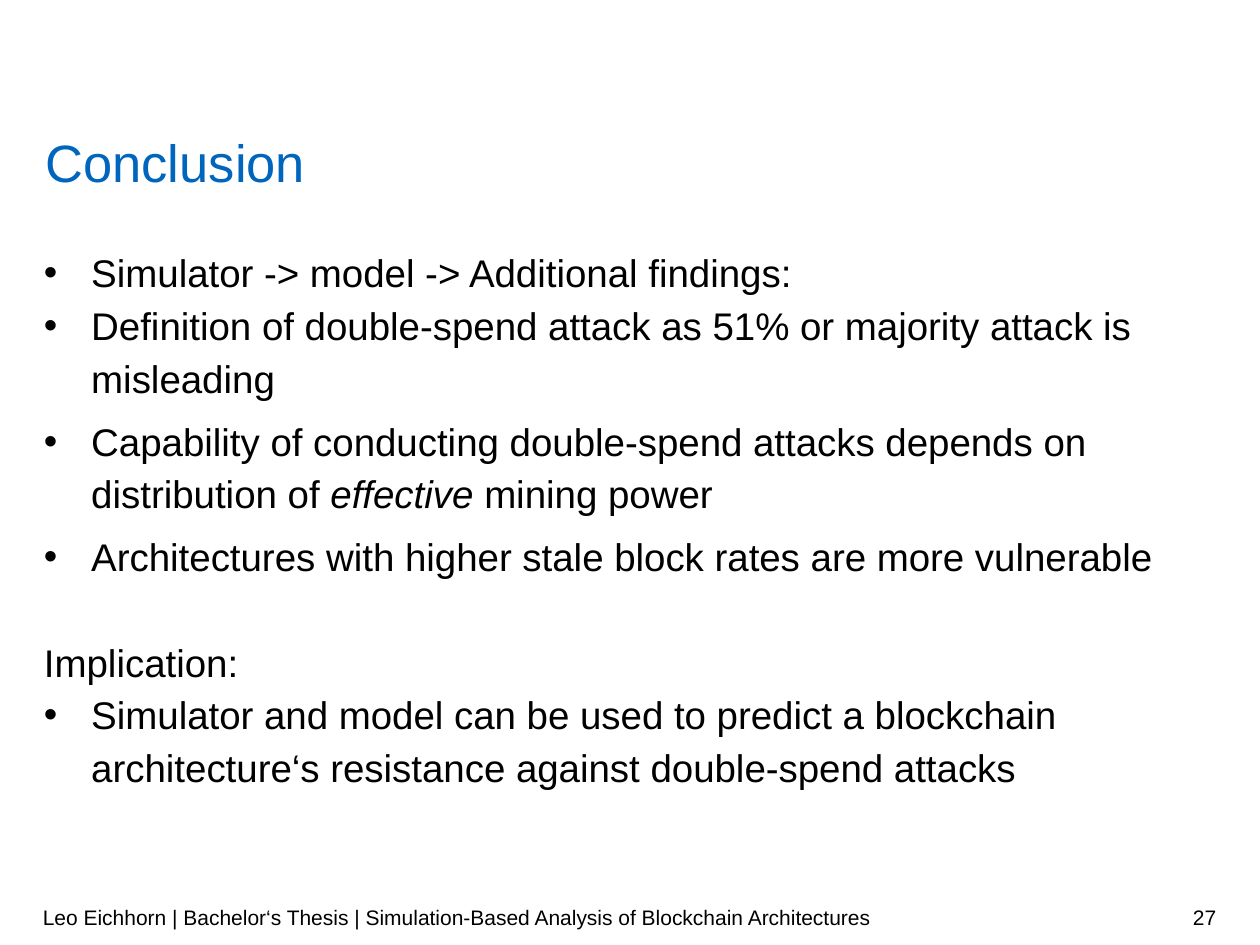
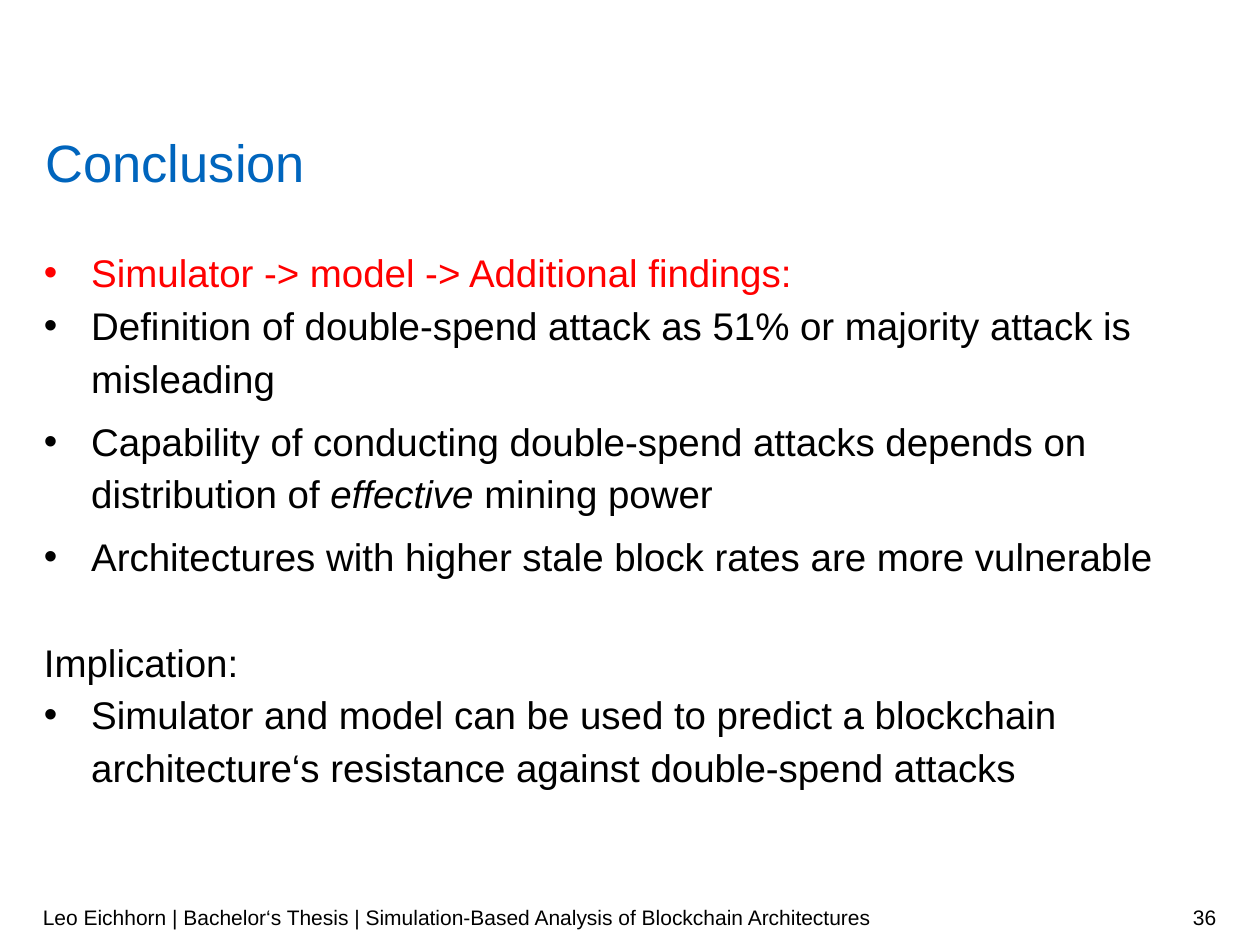
Before and after one commit to LeoEichhorn/Blockchain, a slide deck: slide 36 of Presentation/Blockchain.pptx (slide 27 before the commit). Drawn at 1260x945 pixels with LibreOffice and Linux fonts; fonts in the diff are those of the drawing; background and template pictures are left out. Boxes give left, top, right and bottom in pixels: in the first picture for what was removed or moved away, otherwise in the second. Text is boxed around its words. In the diff, an @@ line names an element or a change of style, - is before the commit and + after.

```diff
--- a/Presentation/Blockchain.pptx
+++ b/Presentation/Blockchain.pptx
@@ text at [91, 259, 791, 295]: text colour #000000 to #FF0000 in "Simulator -> model -> Additional findings:" @@
@@ page number at [1193, 910, 1216, 926]: text changed @@
-27
+36
```
Also in this commit, not shown: 8 other slides changed, 27 slides added, 34 other files.
